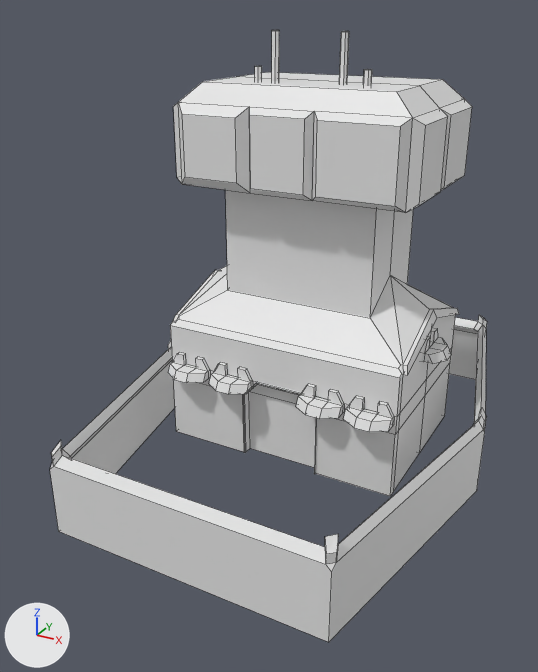
An edit to the OBJ model Project -v1.0.2 - 4.2.0/Project -v1.0.2 - 4.2.0/Assets/Resources/Models/EngineeringLab.obj, drawn before and after from the same camera.
Both versions are drawn from a 50 mm camera at (8.97, -19.39, 13.2) aimed at (-0.89, -1.46, 4.24). The axes (+X, +Y, +Z) are drawn at lower left. The lights are the same throughout. Mesh edges are drawn as thin lines. Where no turn or scale is listed for an object, it has been applied to the vertices. Vertices at the same position are counted once.

Names of what the first picture shows: 'EngineeringLab'.
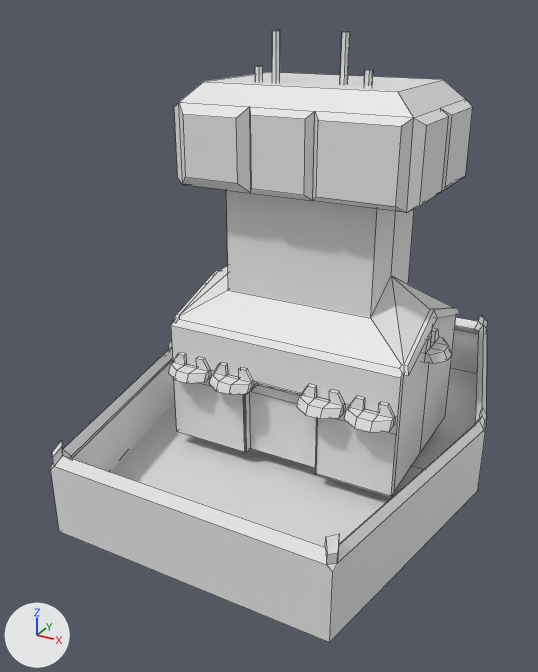
Pixel boxes [x1, y1, x2, y2] of what changed, in the pictures (538 x 672 px; the box of a moved part takes in the faces that stretch with it):
'EngineeringLab', reshaped: before [50, 30, 487, 642]; after [51, 30, 488, 642]
part 1 of me_engineeringlab, moved or reshaped: before [50, 315, 487, 642]; after [51, 315, 488, 642]
part 2 of me_engineeringlab, moved or reshaped: before [168, 352, 210, 383]; after [169, 352, 211, 383]
part 3 of me_engineeringlab, moved or reshaped: before [209, 362, 253, 394]; after [209, 363, 254, 395]
part 4 of me_engineeringlab, moved or reshaped: before [296, 384, 344, 419]; after [297, 384, 345, 419]
part 5 of me_engineeringlab, moved or reshaped: before [344, 396, 394, 432]; after [344, 396, 395, 432]
part 6 of me_engineeringlab, moved or reshaped: before [422, 329, 452, 364]; after [423, 329, 452, 364]
part 7 of me_engineeringlab, moved or reshaped: before [255, 66, 262, 81]; after [255, 66, 263, 81]
part 8 of me_engineeringlab, moved or reshaped: before [272, 30, 279, 81]; after [272, 30, 280, 81]
part 9 of me_engineeringlab, moved or reshaped: before [339, 31, 349, 85]; after [340, 31, 350, 85]
part 10 of me_engineeringlab, moved or reshaped: before [363, 69, 372, 86]; after [364, 69, 373, 86]
part 11 of me_engineeringlab, rebuilt: before [170, 72, 472, 496]; after [171, 72, 473, 496]
part 12 of me_engineeringlab, added: after [111, 368, 477, 547]

The change, as a diff of the scene's bpy script:
```diff
--- a/Project -v1.0.2 - 4.2.0/Project -v1.0.2 - 4.2.0/Assets/Resources/Models/EngineeringLab.obj.py
+++ b/Project -v1.0.2 - 4.2.0/Project -v1.0.2 - 4.2.0/Assets/Resources/Models/EngineeringLab.obj.py
@@ me_engineeringlab @@
 # used by ob_engineeringlab; location = (0.0, 0.0, 0.0)
 # verts and faces of me_engineeringlab; kept vertices keep their numbers, new ones are numbered from 490
-me_engineeringlab.from_pydata(...)  # 490 vertices, 477 faces; spans x -5.68..5.43, y -7.48..7.48, z -0.06..12.68
+me_engineeringlab.from_pydata(...)  # 486 vertices, 463 faces; spans x -5.66..5.45, y -7.48..7.48, z -0.06..12.68
+# me_engineeringlab part 1: the loose piece of 90 vertices spanning x -5.68..5.43, y -7.48..7.48, z -0.06..2.66 is moved by (0.02, 0.0, 0.0)
+# me_engineeringlab part 2: the loose piece of 32 vertices spanning x -3.65..-2.35, y -3.16..-2.5, z 2.96..3.56 is moved by (0.02, 0.0, 0.0)
+# me_engineeringlab part 3: the loose piece of 32 vertices spanning x -2.17..-0.86, y -3.16..-2.5, z 2.96..3.56 is moved by (0.02, 0.0, 0.0)
+# me_engineeringlab part 4: the loose piece of 32 vertices spanning x 0.75..2.05, y -3.16..-2.5, z 2.96..3.56 is moved by (0.02, 0.0, 0.0)
+# me_engineeringlab part 5: the loose piece of 32 vertices spanning x 2.2..3.5, y -3.16..-2.5, z 2.96..3.56 is moved by (0.02, 0.0, 0.0)
+# me_engineeringlab part 6: the loose piece of 32 vertices spanning x 3.51..4.17, y -0.6..0.71, z 4.06..4.66 is moved by (0.02, 0.0, 0.0)
+# me_engineeringlab part 7: the loose piece of 14 vertices spanning x -1.81..-1.59, y -0.69..-0.5, z 10.45..11.77 is moved by (0.02, 0.0, 0.0)
+# me_engineeringlab part 8: the loose piece of 14 vertices spanning x -1.28..-1.06, y -0.69..-0.5, z 10.65..12.68 is moved by (0.02, 0.0, 0.0)
+# me_engineeringlab part 9: the loose piece of 14 vertices spanning x 0.72..0.94, y -0.69..-0.5, z 10.65..12.68 is moved by (0.02, 0.0, 0.0)
+# me_engineeringlab part 10: the loose piece of 14 vertices spanning x 1.39..1.62, y -0.69..-0.5, z 10.52..11.79 is moved by (0.02, 0.0, 0.0)
+# me_engineeringlab part 11: the loose piece of 152 vertices spanning x -3.86..3.69, y -2.57..2.67, z 0.67..11.4 is rebuilt with 138 vertices and now spans x -3.84..3.71, y -2.57..2.67, z 0.67..11.4
+# me_engineeringlab part 12
+verts[490] = (-3.68, 7.34, 0.0)
+verts[491] = (3.62, 7.34, 0.0)
+verts[492] = (-3.68, 7.37, 0.0)
+verts[493] = (3.62, 7.37, 0.0)
+verts[494] = (-4.08, -7.43, 0.23)
+verts[495] = (3.83, -7.43, 0.23)
+verts[496] = (-5.6, -0.08, 0.23)
+verts[497] = (5.35, -0.08, 0.23)
+verts[498] = (-3.9, 7.27, 0.23)
+verts[499] = (3.64, 7.27, 0.23)
+faces += [(490, 491, 493, 492), (494, 495, 497, 496), (496, 497, 499, 498)]
```
